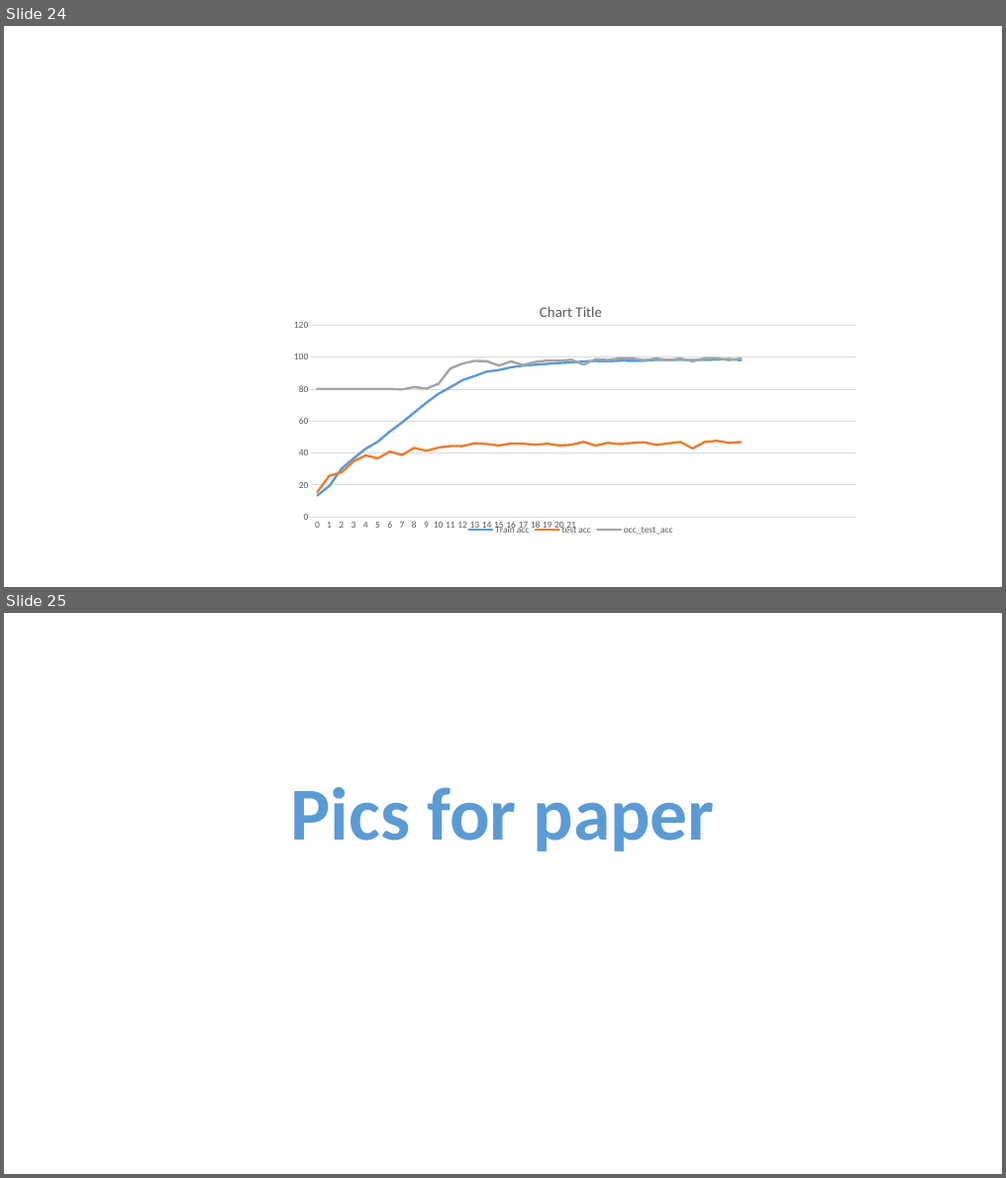
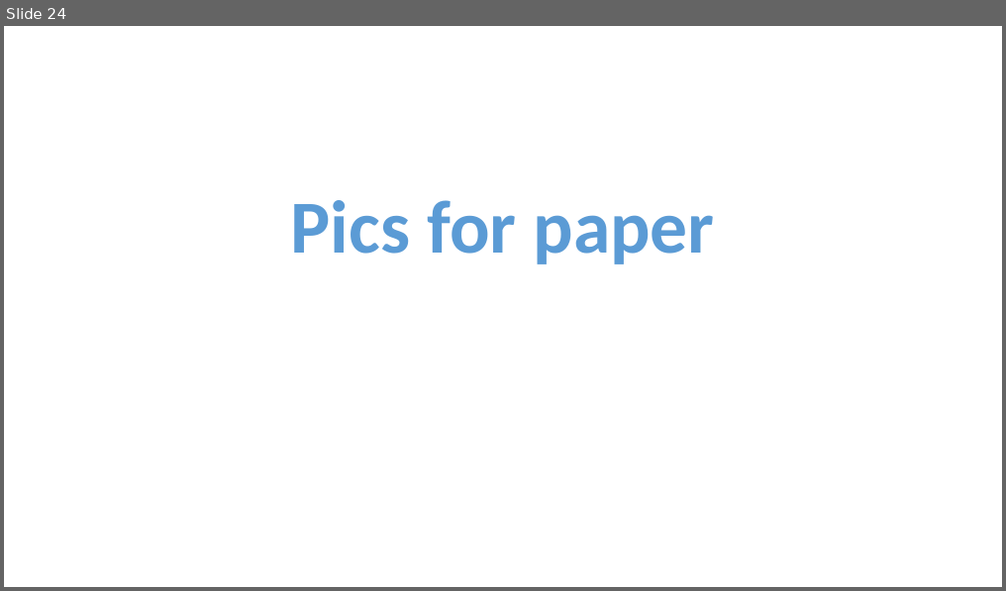
Before and after one commit to ZucchiniTang/Assistant_Unit, a slide deck: Graph.pptx. Shown one above the other, each under a label of ours: slides 24 and 25 before the commit, slide 24 after it. The pictures are 1006x1178 and 1006x591 pixels, drawn with LibreOffice and Linux fonts; fonts in the diff are those of the drawing. Boxes give left, top, right and bottom in pixels: in the first picture for what was removed or moved away, otherwise in the second. Text is boxed around its words. In the diff, an @@ line names an element or a change of style, - is before the commit and + after.

```diff
--- a/Graph.pptx
+++ b/Graph.pptx
@@ slide 24 removed at box(4, 26, 1002, 587), background #FFFFFF @@
@@ line chart removed at box(279, 291, 862, 539) @@
-categories: 0, 1, 2, 3, 4, 5, 6, 7, 8, 9, 10, 11, 12, 13, 14, 15, 16, 17, 18, 19, 20, 21, , , , , , , , , , , , , , , , , , , , , , , 
-Train acc: 13, 19, 30, 37, 43, 47, 53, 59, 65, 71, 77, 81, 86, 88, 91, 92, 94, 95, 95, 96, 96, 97, 97, 98, 97, 98, 98, 98, 98, 98, 98, 98, 98, 98, 99, 98, -, -, -, -, -, -, -, -, -
-test acc: 16, 26, 28, 35, 38, 37, 41, 39, 43, 41, 43, 44, 44, 46, 46, 45, 46, 46, 45, 46, 45, 45, 47, 45, 46, 46, 46, 47, 45, 46, 47, 43, 47, 48, 46, 47, -, -, -, -, -, -, -, -, -
-occ_test_acc: 80, 80, 80, 80, 80, 80, 80, 80, 81, 80, 83, 93, 96, 98, 97, 95, 97, 95, 97, 98, 98, 98, 95, 99, 98, 99, 99, 98, 99, 98, 99, 97, 99, 99, 98, 99, -, -, -, -, -, -, -, -, -
@@ what was slide 25 is now slide 24 @@
```
Also in this commit, not shown: 2 slides changed.
